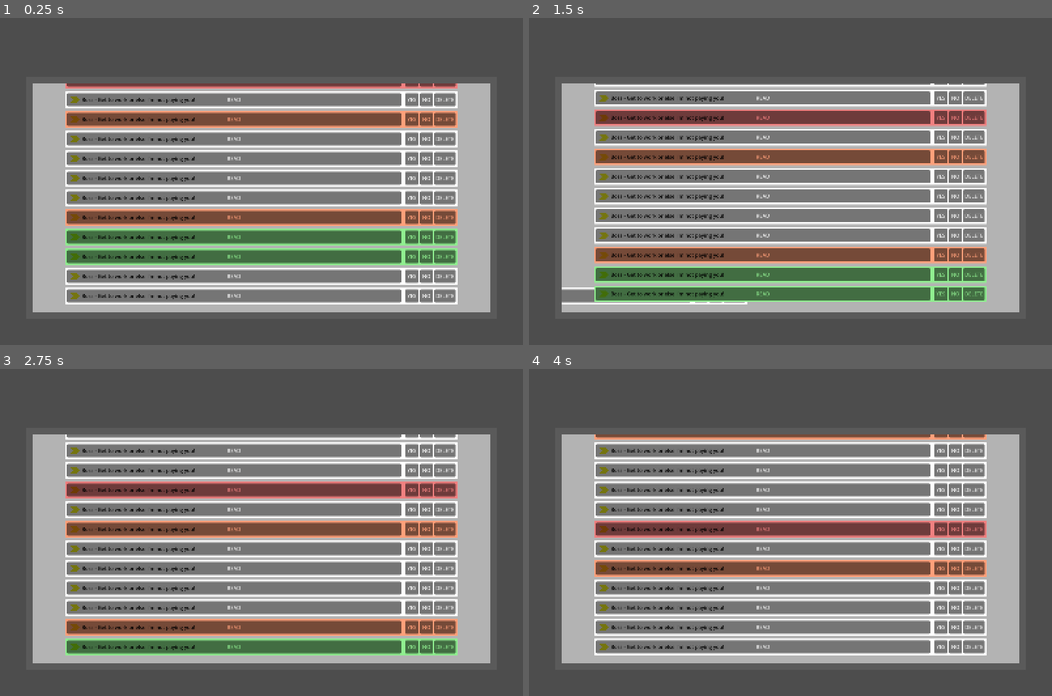
Above: before the commit, frames 1-4 (two rows, left to right).
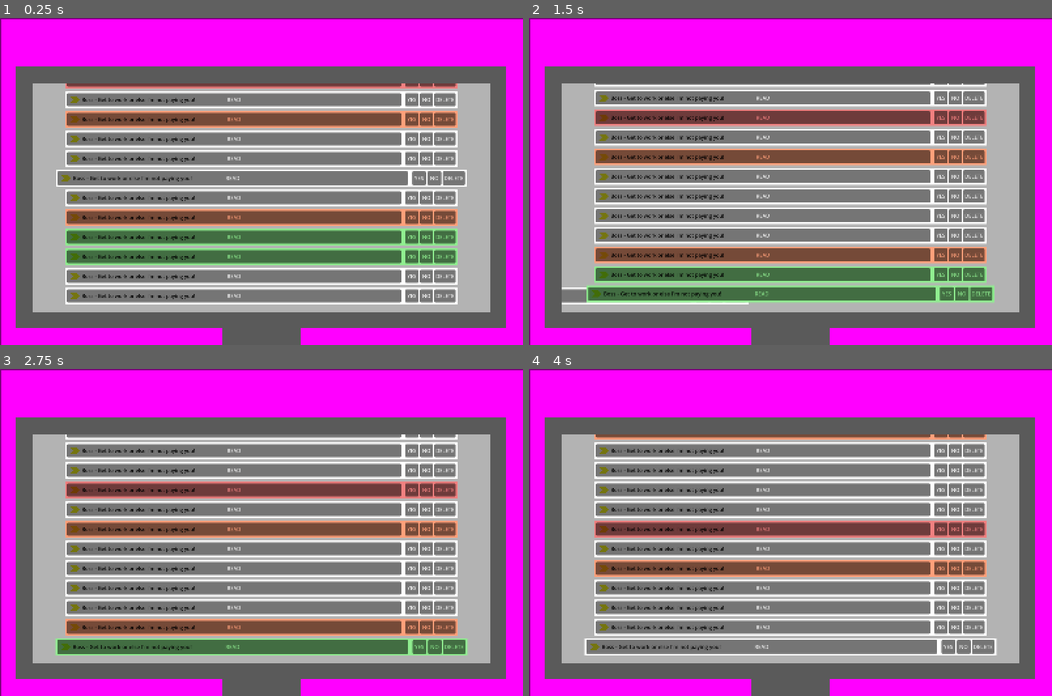
Above: after the commit, the same moments.

Repository: BradBenJoya/GMTK2026
Game: Godot game, scene res://Scenes/main.tscn
Same seed, same stepped clock (60 frames per second), same inputs: the game is played once before the commit and once after it.
Inputs:
- Up to frame 1 (0.25 s): no input
- Up to frame 2 (1.5 s): click "READ" at 0.5 s; click "YES" at 1.25 s
- Up to frame 3 (2.75 s): click "NO" at 2 s
- Up to frame 4 (4 s): click "READ" at 2.75 s; click "YES" at 3.5 s

The runs differ from the first frame. In frame 1, 25% of the frame differs, in the area x 0-100%, y 0-100%; in frame 2, 25%; in frame 3, 25%; in frame 4, 25%.

Commit message:
little grow animation for emails

Diff:
--- a/Scenes/main.tscn
+++ b/Scenes/main.tscn
@@ -1,6 +1,9 @@
 [gd_scene format=3 uid="uid://bs8s04pdoy5r0"]
 
 [ext_resource type="PackedScene" uid="uid://bs2gvfj1541lm" path="res://Scenes/manager.tscn" id="1_jjgbg"]
+
+[sub_resource type="PlaceholderTexture2D" id="PlaceholderTexture2D_wj5hs"]
+size = Vector2(1600, 1000)
 
 [node name="Main" type="Node2D" unique_id=1107406334]
 
@@ -29,6 +32,10 @@
 z_index = -1
 position = Vector2(700, 300)
 color = Color(0.3553136, 0.35531354, 0.35531357, 1)
-polygon = PackedVector2Array(-720, -320, 720, -320, 720, 420, -720, 420)
+polygon = PackedVector2Array(-750, -350, 750, -350, 750, 450, 120, 450, 120, 500, -120, 500, -120, 450, -750, 450)
 
 [node name="Camera" type="Camera2D" parent="." unique_id=1316030113]
+
+[node name="BackgroundSprite" type="Sprite2D" parent="." unique_id=318730638]
+z_index = -2
+texture = SubResource("PlaceholderTexture2D_wj5hs")
--- a/Scripts/Email/email.gd
+++ b/Scripts/Email/email.gd
@@ -25,13 +25,16 @@
 		modulate = Color.LIGHT_SALMON
 
 func _process(delta):
-	pass
+	if abs(get_global_mouse_position().y - global_position.y) <= 25 and abs(get_global_mouse_position().x - global_position.x) < 600: # really long way to ask if the mouse is hovering over the email :P
+		scale += (Vector2.ONE * 1.05 - scale) / 5 # little popup animation when hovering
+	else:
+		scale += (Vector2.ONE - scale) / 5
 
 func delete_email(success : bool): # delete email after doing little animation
 	deleted = true # let the manager know that it shouldnt account for this email anymore
 	z_index = -1 # get it out of the way to avoid overlap
 
-	var tween = create_tween().tween_property(self, "position", Vector2(-2000.0, position.y), 0.5)
+	var slide_out = create_tween().tween_property(self, "position", Vector2(-2000.0, position.y), 0.5)
 
 	if success:
 		# add in code animation
@@ -42,7 +45,7 @@
 		# add penalty
 		pass
 
-	await tween.finished
+	await slide_out.finished
 	queue_free()
 
 
